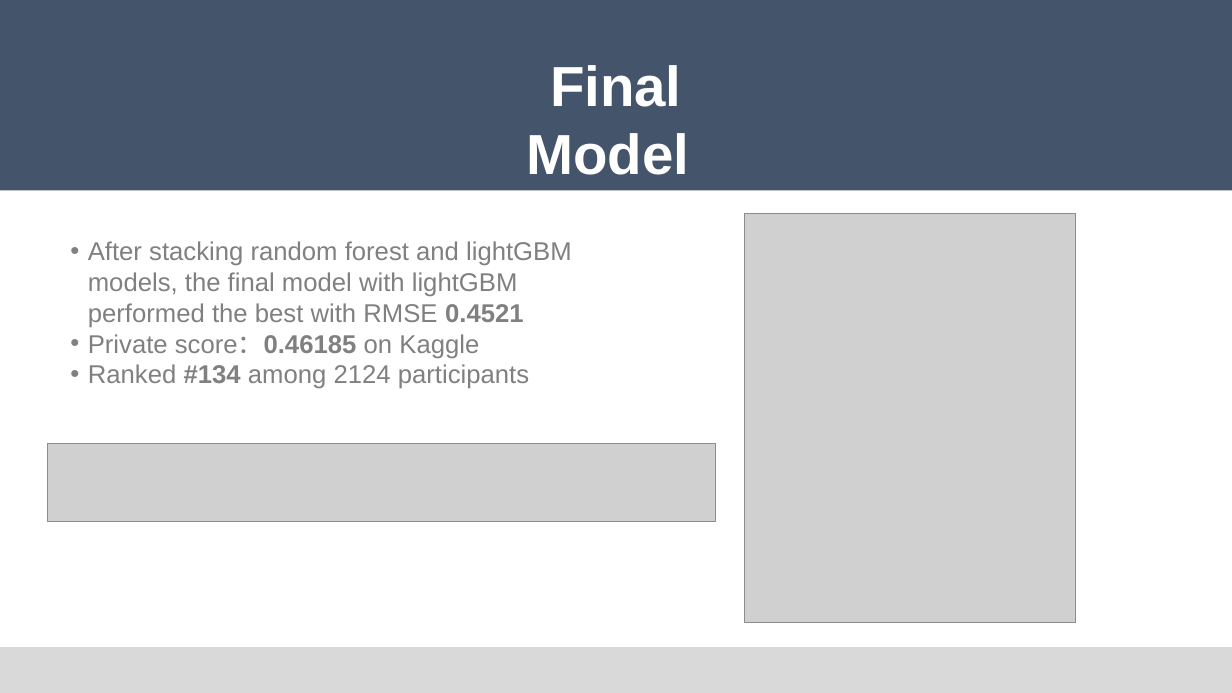
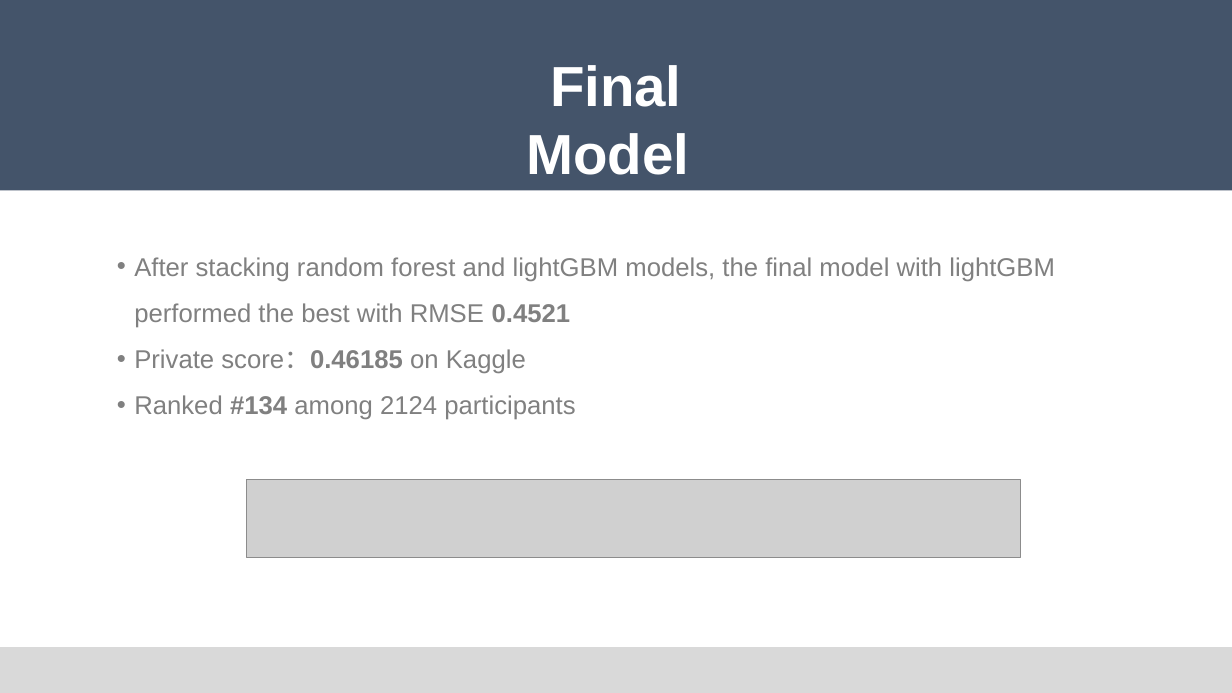
Before and after one commit to Edwardkang1004/Springboard, a slide deck: slide 12 of Capstone Project 2/Capstone Project 2.pptx. Drawn at 1232x693 pixels with LibreOffice and Linux fonts; fonts in the diff are those of the drawing; grey boxes stand for pictures. Boxes give left, top, right and bottom in pixels: in the first picture for what was removed or moved away, otherwise in the second. Text is boxed around its words. In the diff, an @@ line names an element or a change of style, - is before the commit and + after.

```diff
--- a/Capstone Project 2/Capstone Project 2.pptx
+++ b/Capstone Project 2/Capstone Project 2.pptx
@@ text "After stacking random forest and ..." moved from (x1=88, y1=241, x2=572, y2=389) to (x1=134, y1=257, x2=1055, y2=420) @@
@@ text "After stacking random forest and ..." at (x1=134, y1=257, x2=1055, y2=420): line spacing 1 to 1.5 @@
@@ picture removed at (x1=745, y1=213, x2=1076, y2=623) @@
@@ picture resized from (x1=48, y1=444, x2=715, y2=521) to (x1=247, y1=480, x2=1021, y2=557) @@
```
Also in this commit, not shown: 7 other slides changed, 1 slide added, 1 slide removed, 1 other file.
